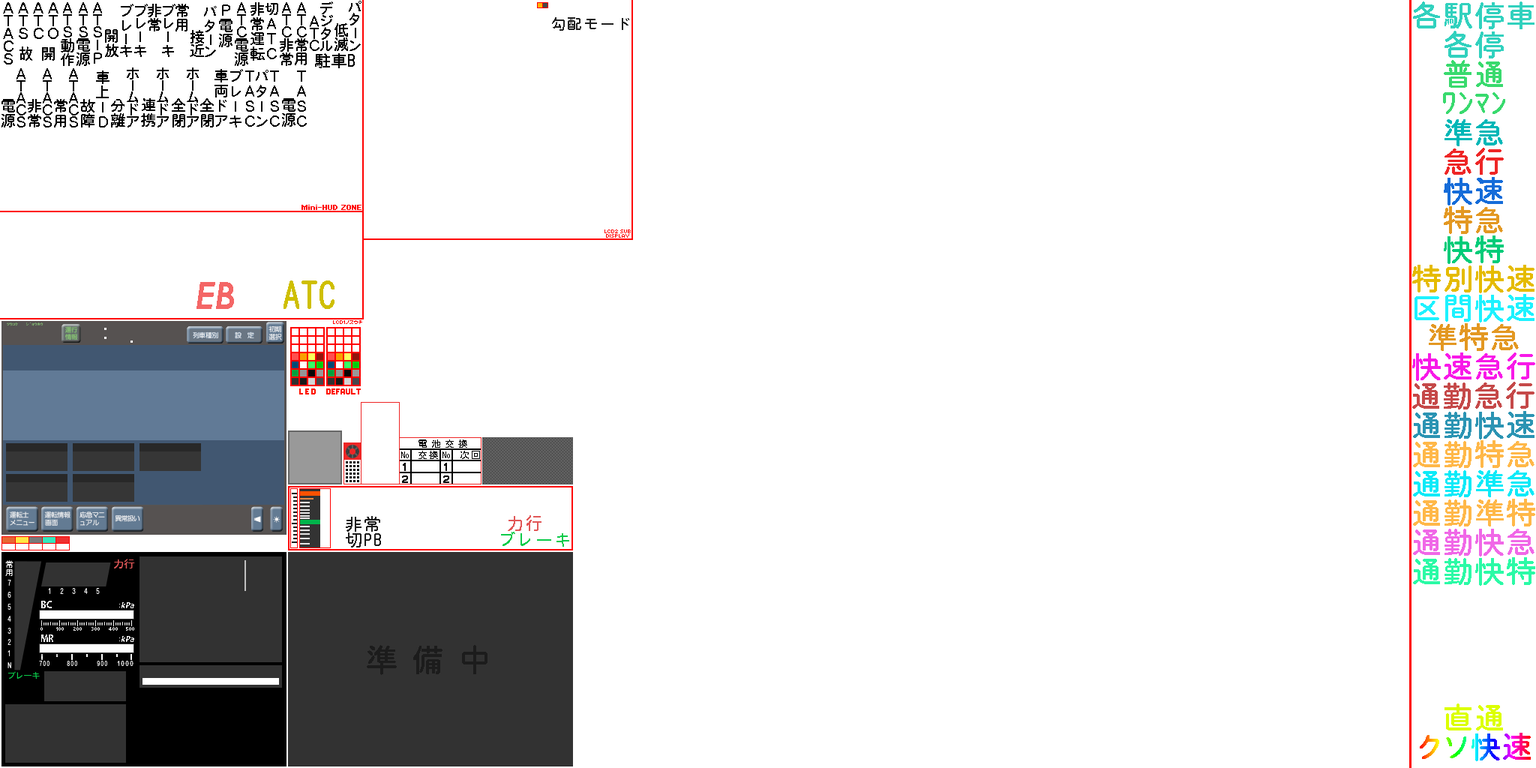
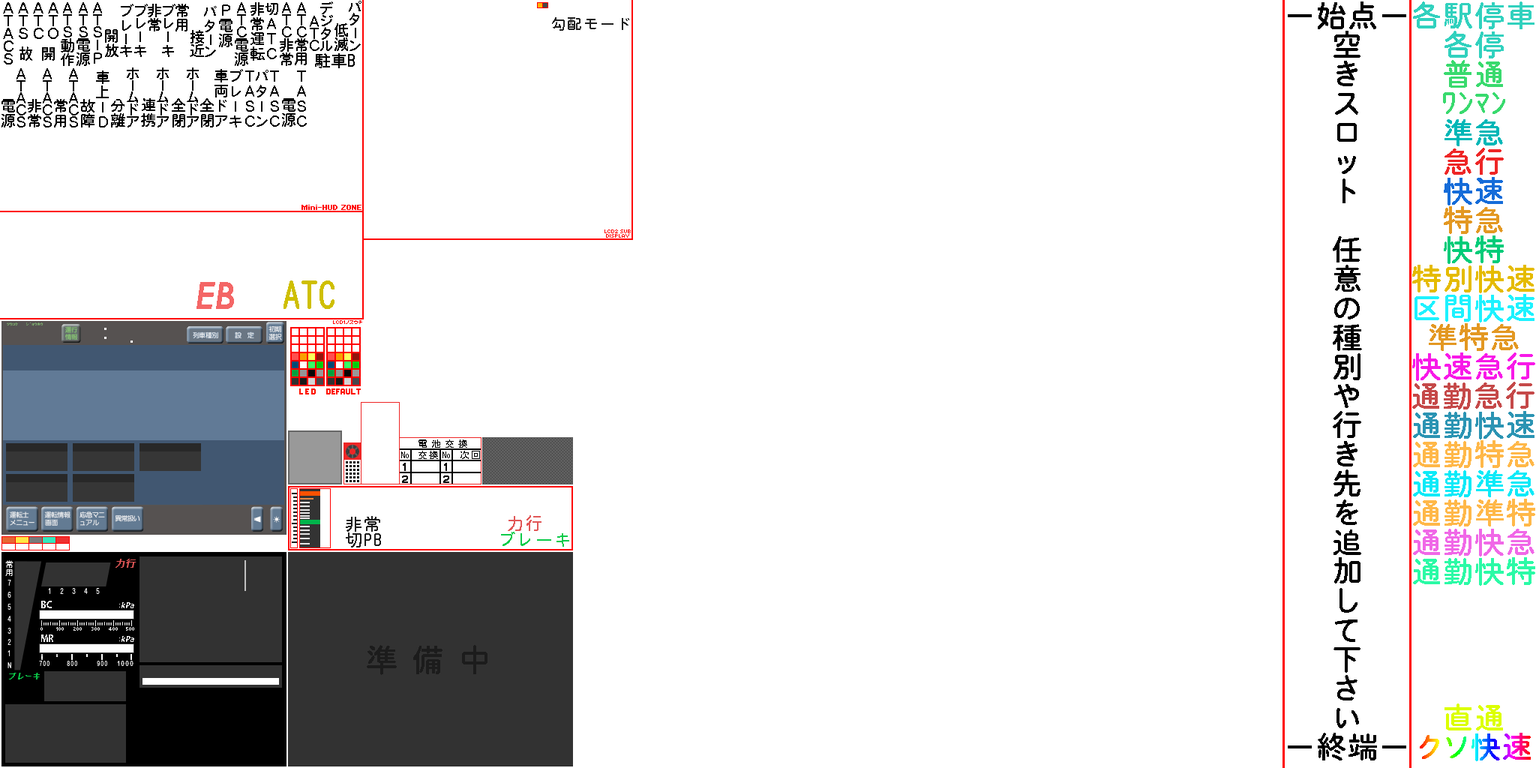
The second 1536 × 768 image is a revision of the first. Changes to its layers:
painted on "力行" over [113, 558, 137, 570]
painted on "ブレーキ" over [7, 671, 41, 680]
added layer "ー始点ー ..." in group "種別予約用" over [1287, 1, 1407, 761]
painted on "base_Layer" over [1282, 0, 1285, 768]
